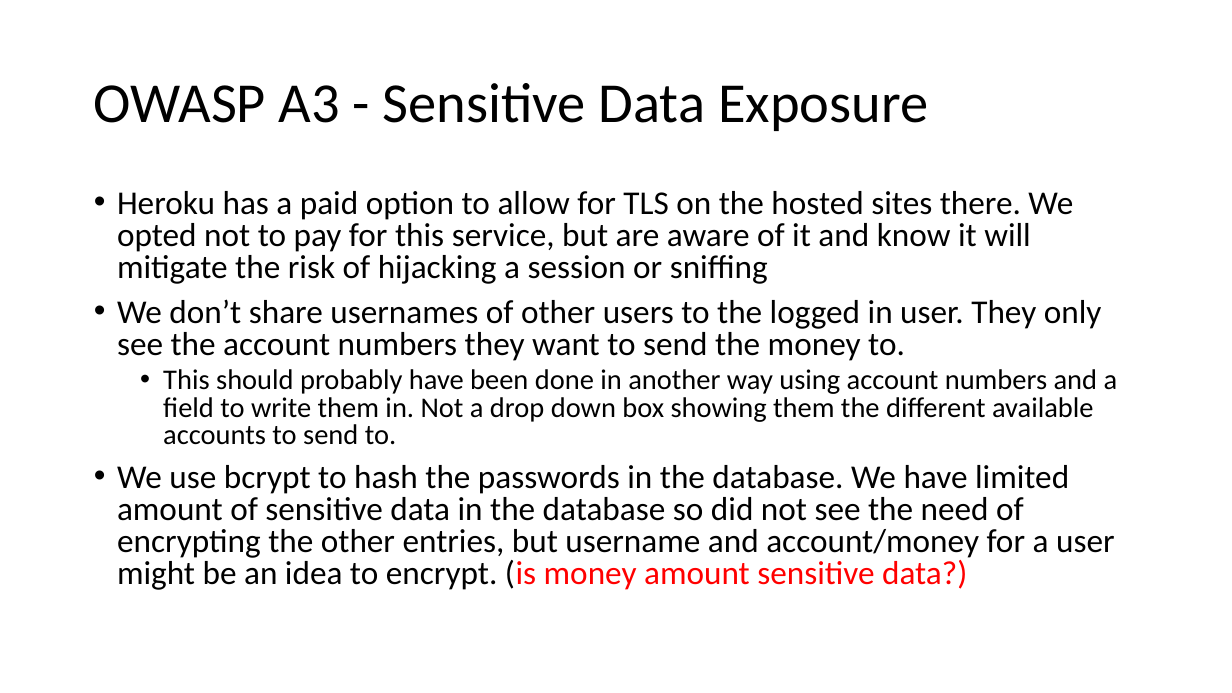
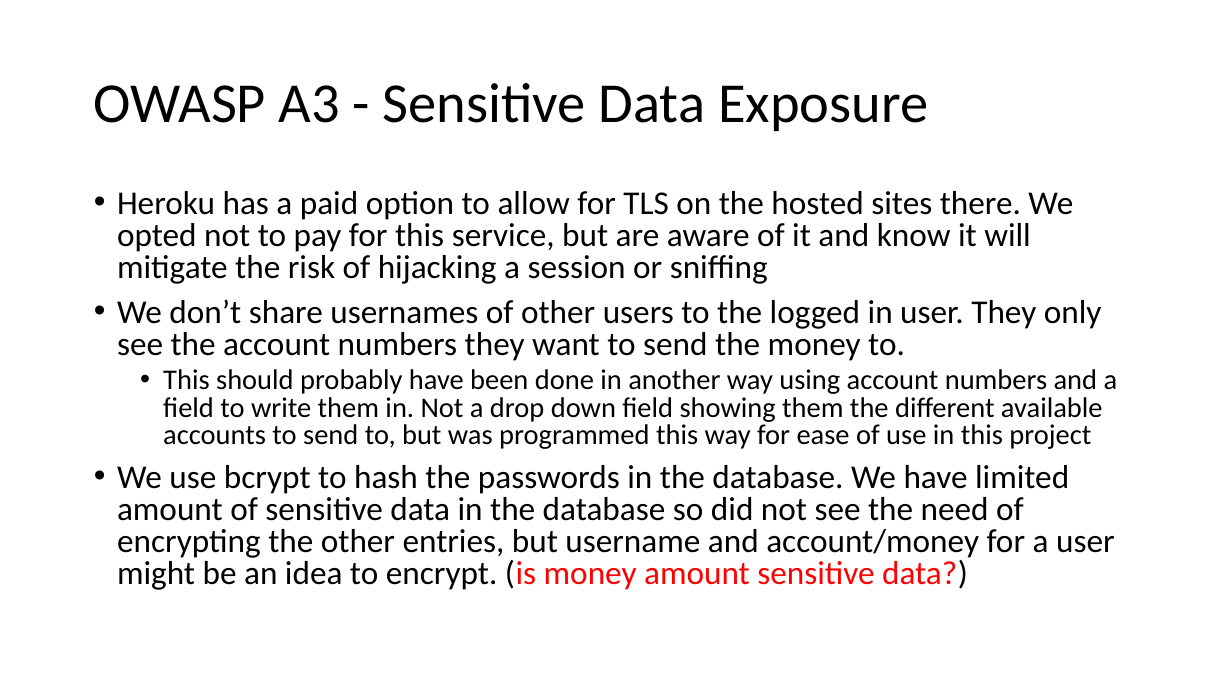
Before and after one commit to jkunnas58/dat250_netbank_fall_2020, a slide deck: slide 13 of Project_report_group_9.pptx. Drawn at 1232x693 pixels with LibreOffice and Linux fonts; fonts in the diff are those of the drawing. Boxes give left, top, right and bottom in pixels: in the first picture for what was removed or moved away, otherwise in the second. Text is boxed around its words. In the diff, an @@ line names an element or a change of style, - is before the commit and + after.

```diff
--- a/Project_report_group_9.pptx
+++ b/Project_report_group_9.pptx
@@ text at bbox=[163, 369, 1118, 449]: text changed @@
-  • This should probably have been done in another way using account numbers and a field to write them in. Not a drop down box showing them the different available accounts to send to.
+  • This should probably have been done in another way using account numbers and a field to write them in. Not a drop down field showing them the different available accounts to send to, but was programmed this way for ease of use in this project
@@ text at bbox=[117, 465, 1115, 590]: text colour #FF0000 to #000000 in "data?)" @@
```
Also in this commit, not shown: 3 other slides changed.
